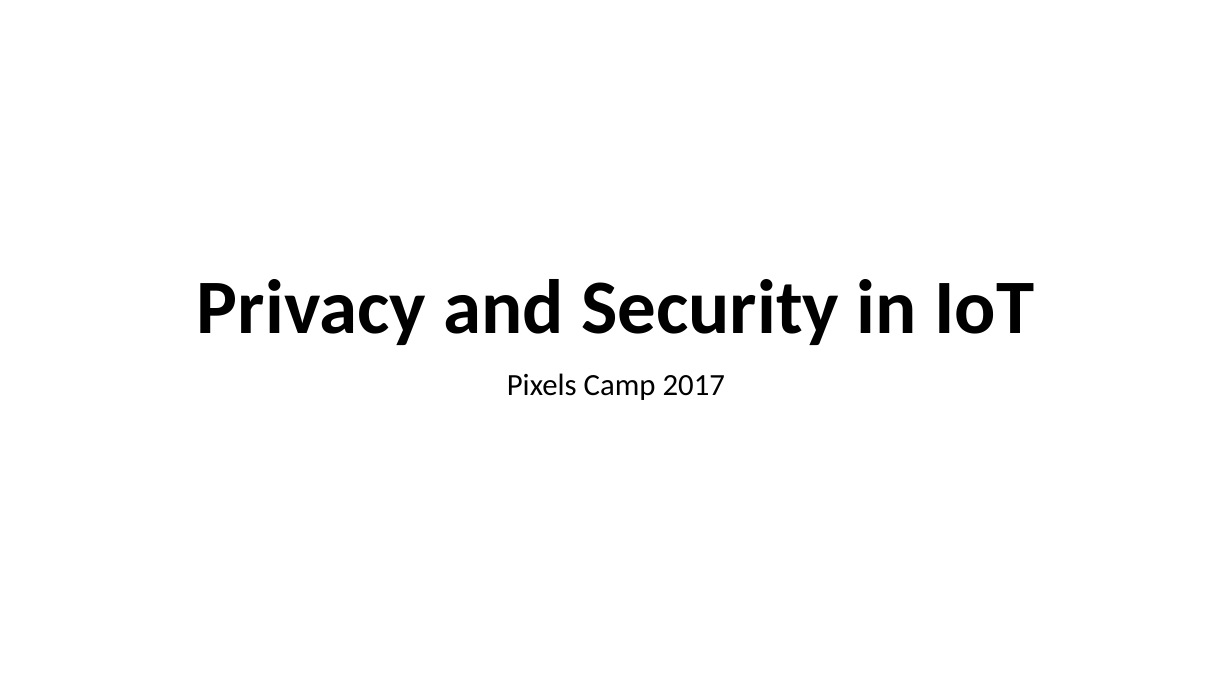
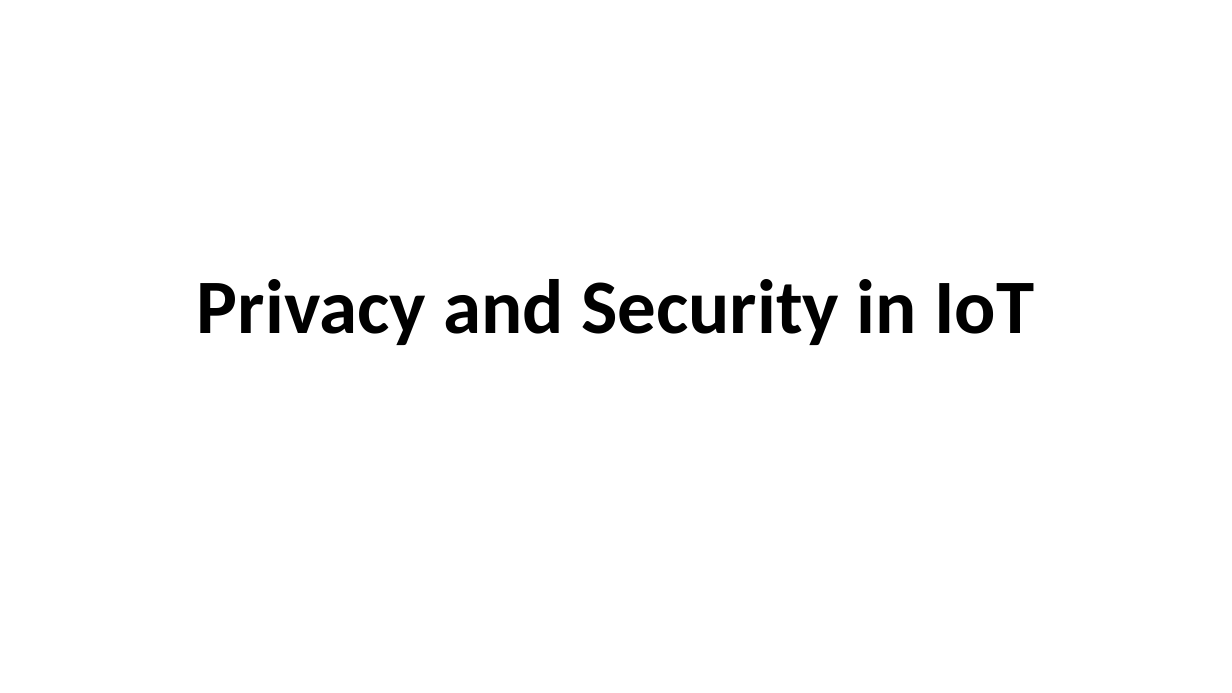
Before and after one commit to vveloso/talks, a slide deck: slide 1 of Privacy and Security in IoT/Privacy and Security in IoT.pptx. Drawn at 1232x693 pixels with LibreOffice and Linux fonts; fonts in the diff are those of the drawing. Boxes give left, top, right and bottom in pixels: in the first picture for what was removed or moved away, otherwise in the second. Text is boxed around its words. In the diff, an @@ line names an element or a change of style, - is before the commit and + after.

```diff
--- a/Privacy and Security in IoT/Privacy and Security in IoT.pptx
+++ b/Privacy and Security in IoT/Privacy and Security in IoT.pptx
@@ subtitle removed at (507,373,725,400) @@
-Pixels Camp 2017
```
Also in this commit, not shown: 15 other slides changed, 2 slides added, 2 slides removed.
